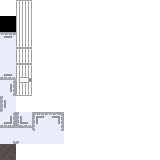
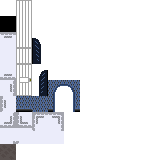
Comparing the layer stacks of the two w=160, h=160 images. Changes:
added layer "Layer #2" above "Layer" over [32, 38, 48, 96]
painted on "Layer" over [16, 80, 80, 112]
